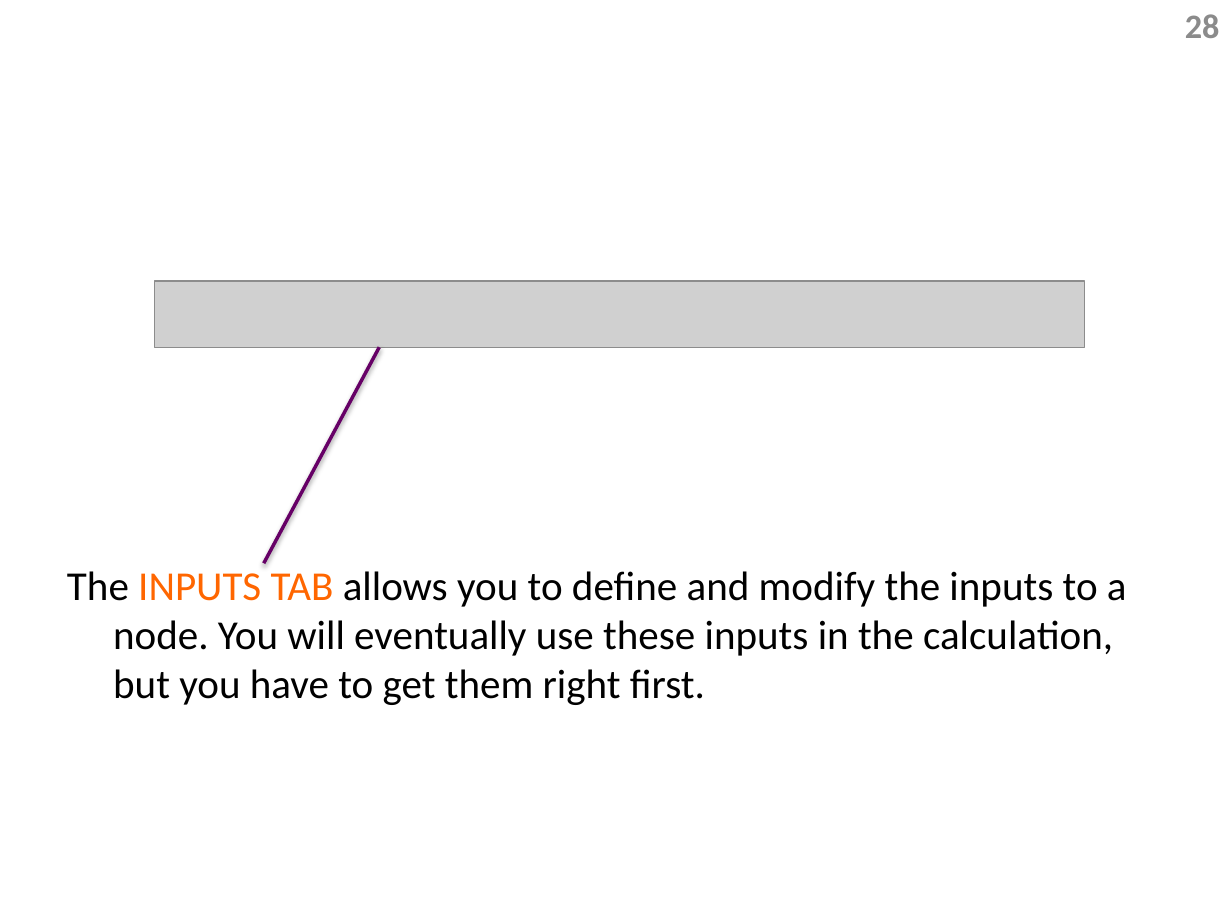
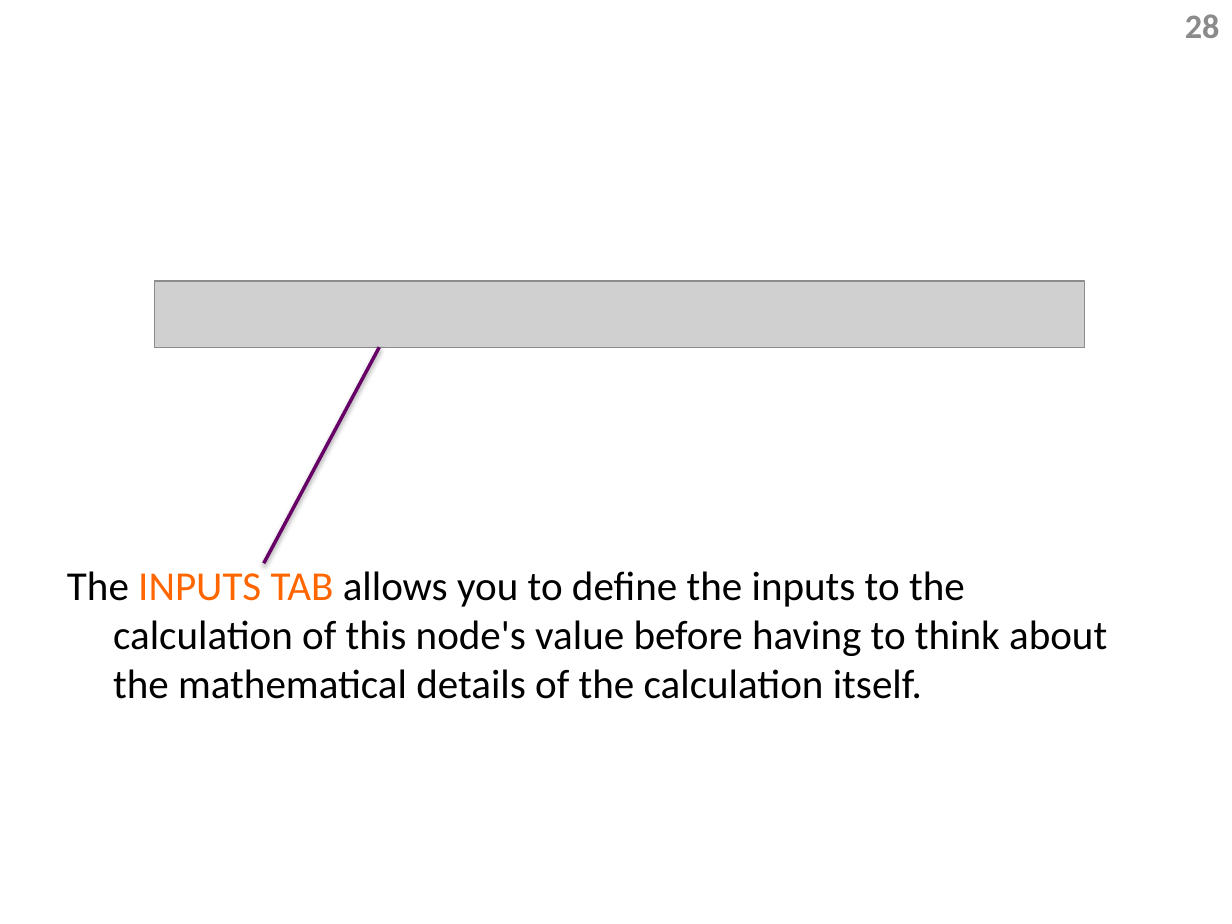
Before and after one commit to Dragoon-Lab/LaitsV3, a slide deck: slide 28 of help/InstructionTabSlides_v25.pptx. Drawn at 1232x924 pixels with LibreOffice and Linux fonts; fonts in the diff are those of the drawing; grey boxes stand for pictures. Boxes give left, top, right and bottom in pixels: in the first picture for what was removed or moved away, otherwise in the second. Text is boxed around its words. In the diff, an @@ line names an element or a change of style, - is before the commit and + after.

Commit message:
Fix slides 27,28,35,45.  Fixes Bugs 1975,1976,1978,1982

```diff
--- a/help/InstructionTabSlides_v25.pptx
+++ b/help/InstructionTabSlides_v25.pptx
@@ text at (67,571,1107,699): text changed @@
-The INPUTS TAB allows you to define and modify the inputs to a node. You will eventually use these inputs in the calculation, but you have to get them right first.
+The INPUTS TAB allows you to define the inputs to the calculation of this node's value before having to think about the mathematical details of the calculation itself.
```
Also in this commit, not shown: 3 other slides changed, 4 other files.
